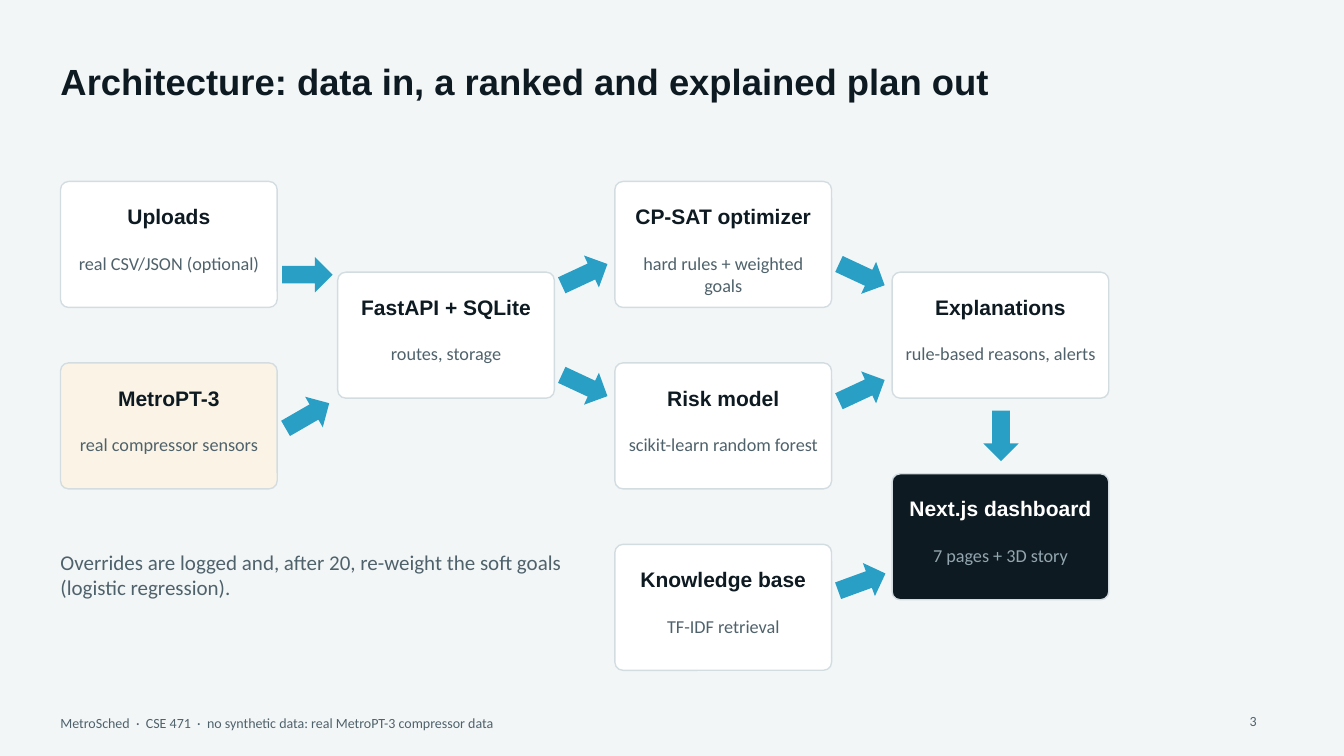
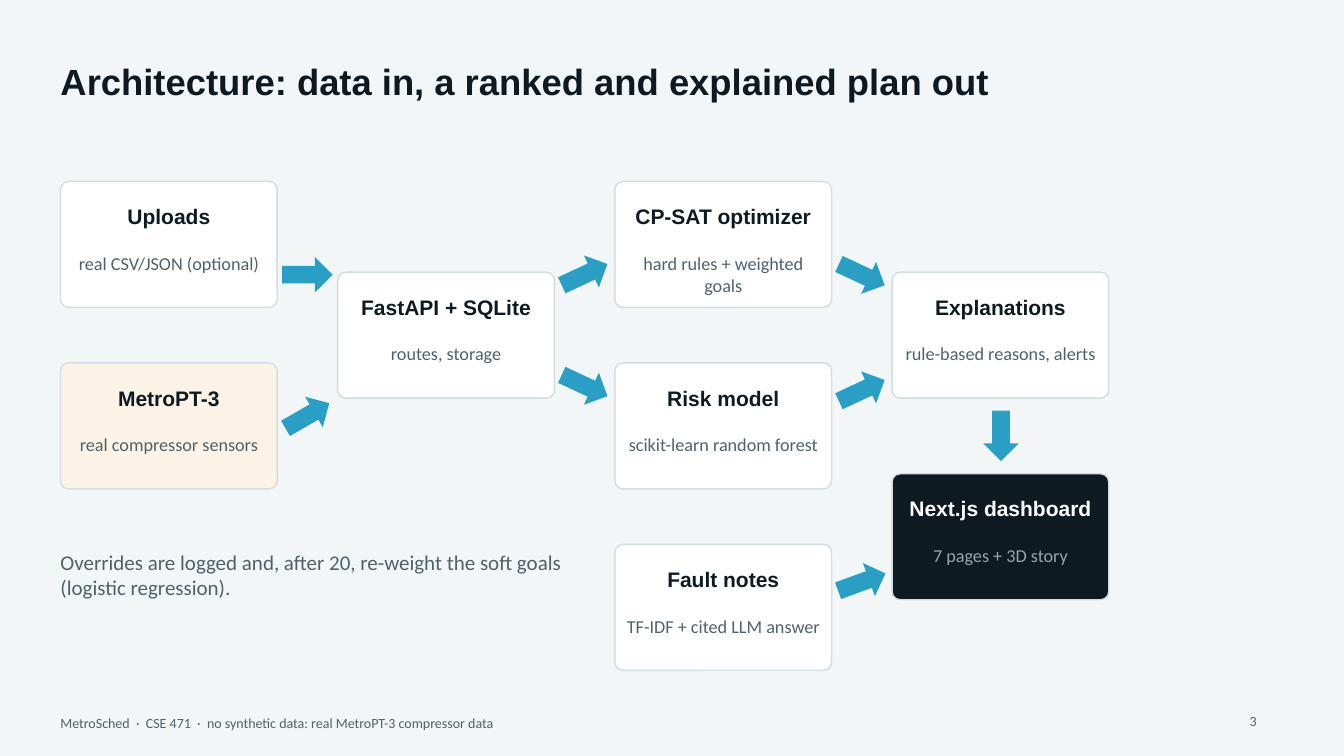
Before and after one commit to AyushDas4890/metrosched, a slide deck: slide 3 of presentation/MetroSched.pptx. Drawn at 1344x756 pixels with LibreOffice and Linux fonts; fonts in the diff are those of the drawing. Boxes give left, top, right and bottom in pixels: in the first picture for what was removed or moved away, otherwise in the second. Text is boxed around its words. In the diff, an @@ line names an element or a change of style, - is before the commit and + after.

```diff
--- a/presentation/MetroSched.pptx
+++ b/presentation/MetroSched.pptx
@@ text at [667, 571, 779, 588]: text changed @@
-Knowledge base
+Fault notes
@@ text at [627, 620, 819, 633]: text changed @@
-TF-IDF retrieval
+TF-IDF + cited LLM answer
```
Also in this commit, not shown: 2 other slides changed, 1 slide added, 1 slide removed, 37 other files.
